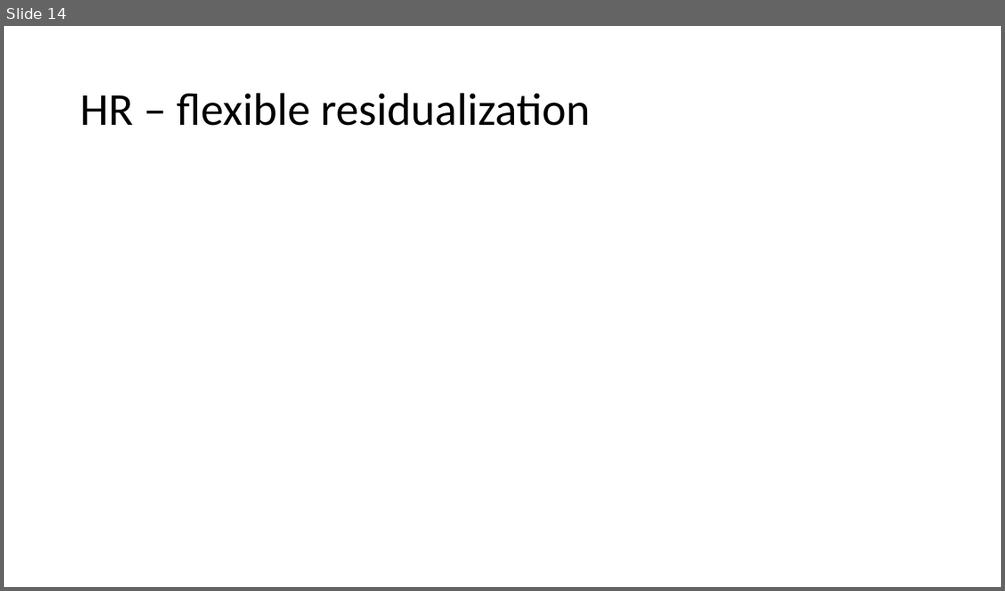
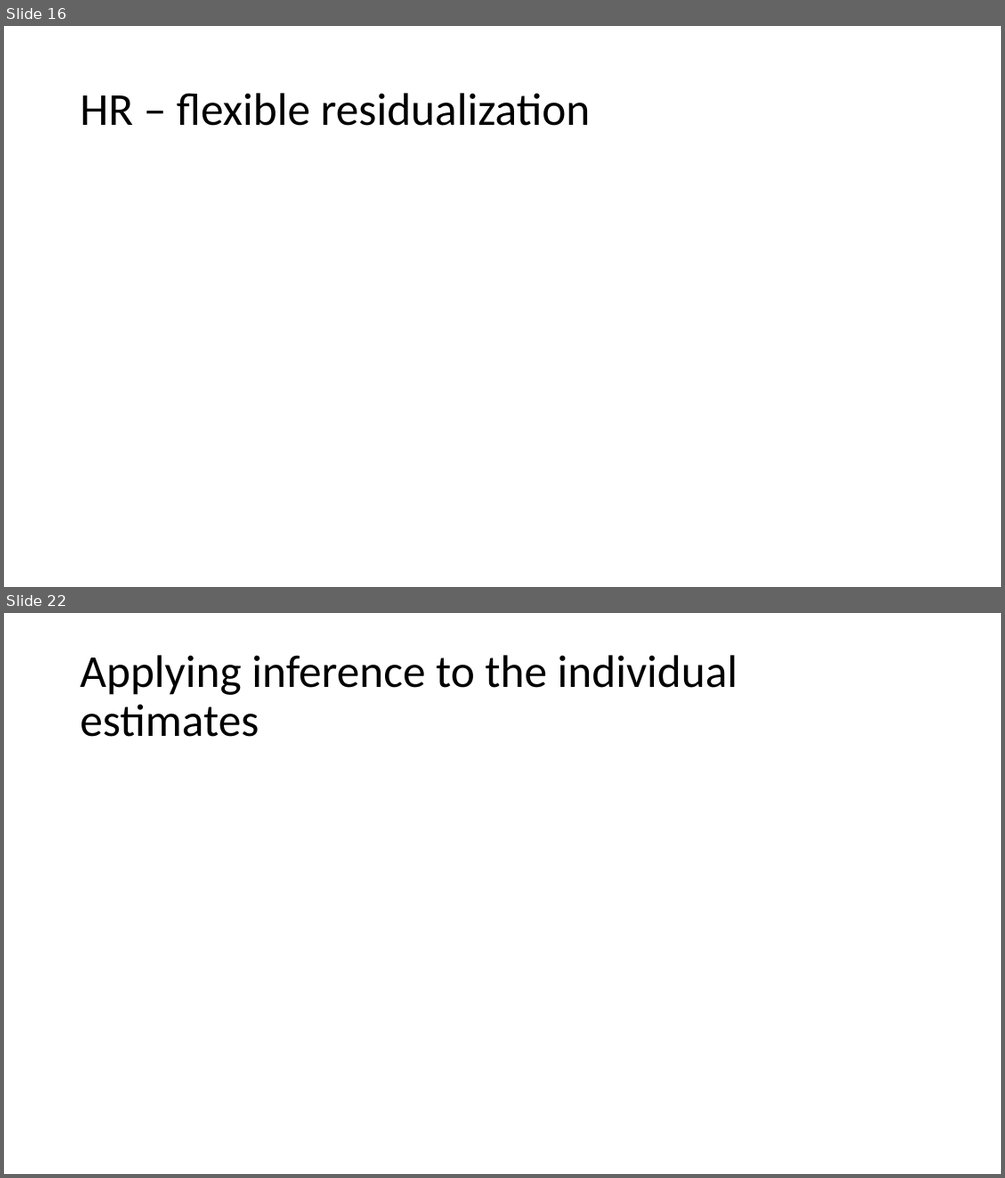
Before and after one commit to shoepaladin/causalinference_crashcourse, a slide deck: 5 HTE Models.pptx. Shown one above the other, each under a label of ours: slide 14 before the commit, slides 16 and 22 after it; the slides between them are not shown. The pictures are 1005x591 and 1005x1178 pixels, drawn with LibreOffice and Linux fonts; fonts in the diff are those of the drawing; grey boxes stand for pictures. Boxes give left, top, right and bottom in pixels: in the first picture for what was removed or moved away, otherwise in the second. Text is boxed around its words. In the diff, an @@ line names an element or a change of style, - is before the commit and + after.

```diff
--- a/5 HTE Models.pptx
+++ b/5 HTE Models.pptx
@@ slide 22 added at [4, 613, 1001, 1174], background #FFFFFF @@
@@ title added at [80, 655, 738, 737], 44 pt, text #000000 @@
+Applying inference to the individual estimates
@@ what was slide 14 is now slide 16 @@
```
Also in this commit, not shown: 1 slide changed, 20 other slides added, 1 other file.
